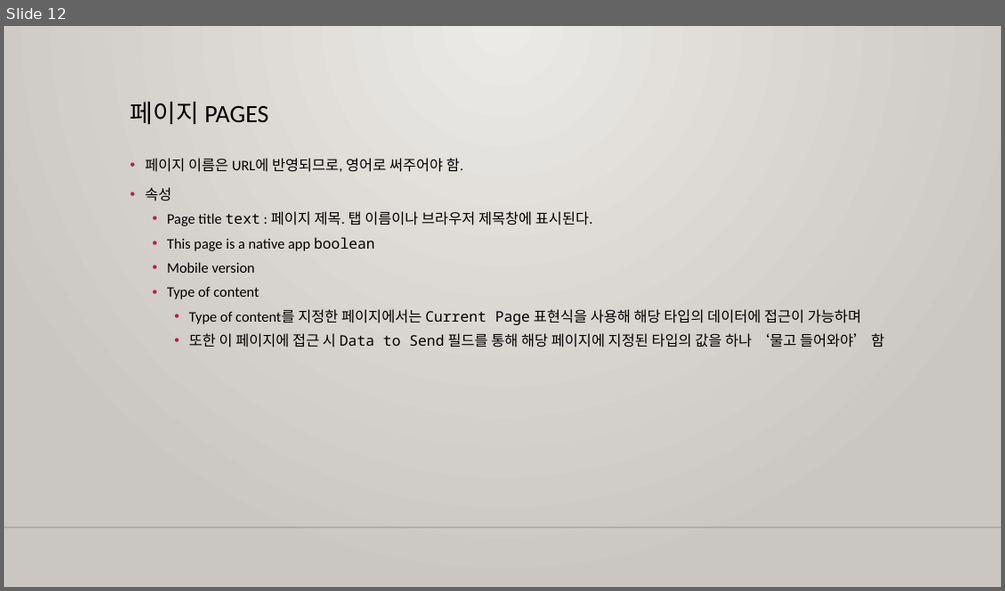
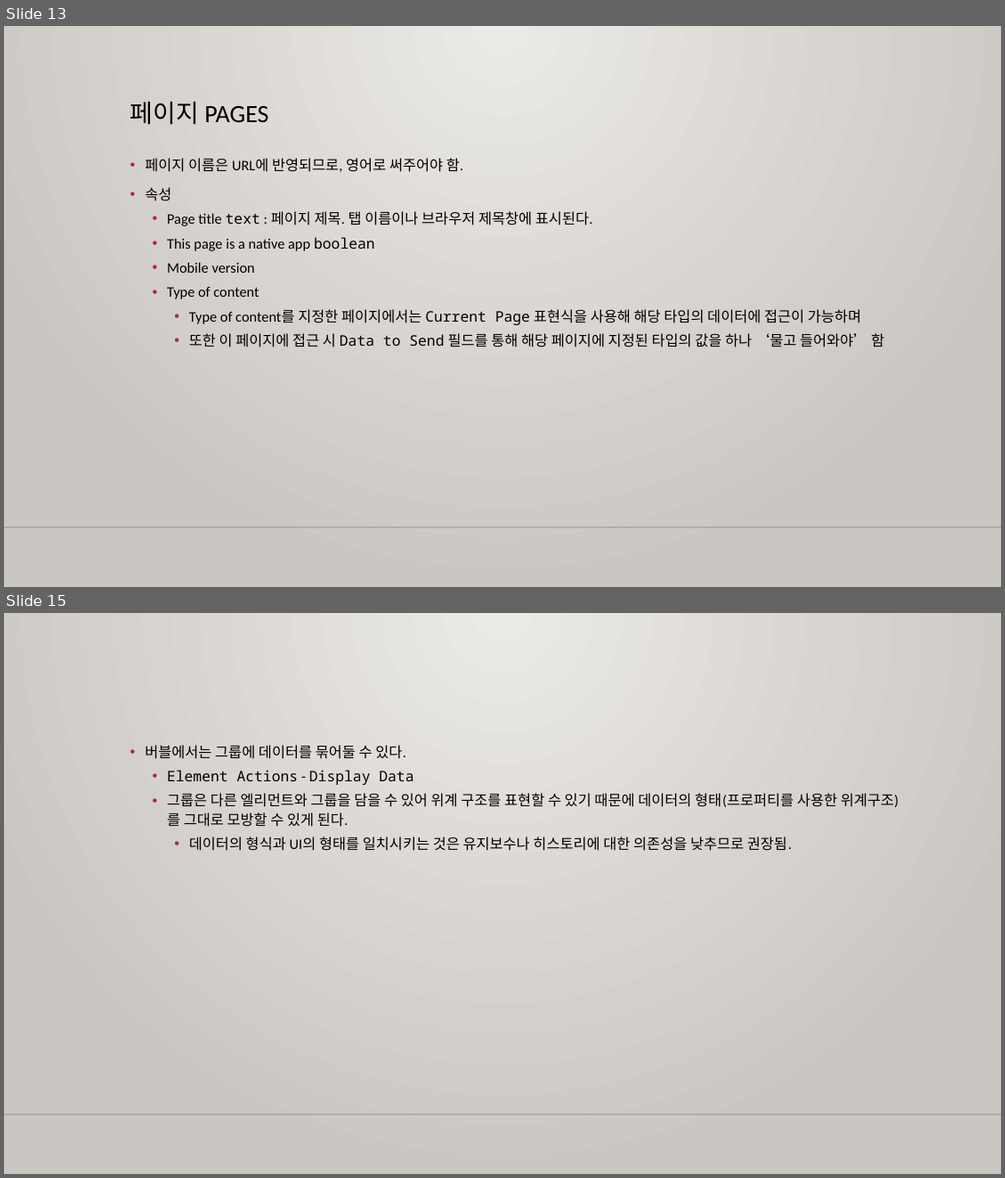
Before and after one commit to m00nlygreat/obsidian-vault, a slide deck: 노코드 엔지니어링/노코드 최강자 버블.pptx. Shown one above the other, each under a label of ours: slide 12 before the commit, slides 13 and 15 after it; the slides between them are not shown. The pictures are 1005x591 and 1005x1178 pixels, drawn with LibreOffice and Linux fonts; fonts in the diff are those of the drawing; background and template pictures are left out. Boxes give left, top, right and bottom in pixels: in the first picture for what was removed or moved away, otherwise in the second. Text is boxed around its words. In the diff, an @@ line names an element or a change of style, - is before the commit and + after.

Commit message:
백업 완료: 2023-11-26 06:30:42
Affected files:
노코드 엔지니어링/노코드 최강자 버블.md
노코드 엔지니어링/노코드 최강자 버블.pptx

```diff
--- a/노코드 엔지니어링/노코드 최강자 버블.pptx
+++ b/노코드 엔지니어링/노코드 최강자 버블.pptx
@@ slide 15 added at [4,613,1001,1174], background gradient #ECEAE7 to #CAC7C1; not listed: 1 template element that a slide beside it also shows @@
@@ text added at [145,745,898,851], 14 pt, text #000000 @@
+• 버블에서는 그룹에 데이터를 묶어둘 수 있다.
+  • Element Actions - Display Data
+  • 그룹은 다른 엘리먼트와 그룹을 담을 수 있어 위계 구조를 표현할 수 있기 때문에 데이터의 형태(프로퍼티를 사용한 위계구조)를 그대로 모방할 수 있게 된다.
+    • 데이터의 형식과 UI의 형태를 일치시키는 것은 유지보수나 히스토리에 대한 의존성을 낮추므로 권장됨.
@@ what was slide 12 is now slide 13 @@
```
Also in this commit, not shown: 5 other slides added, 1 other file.
